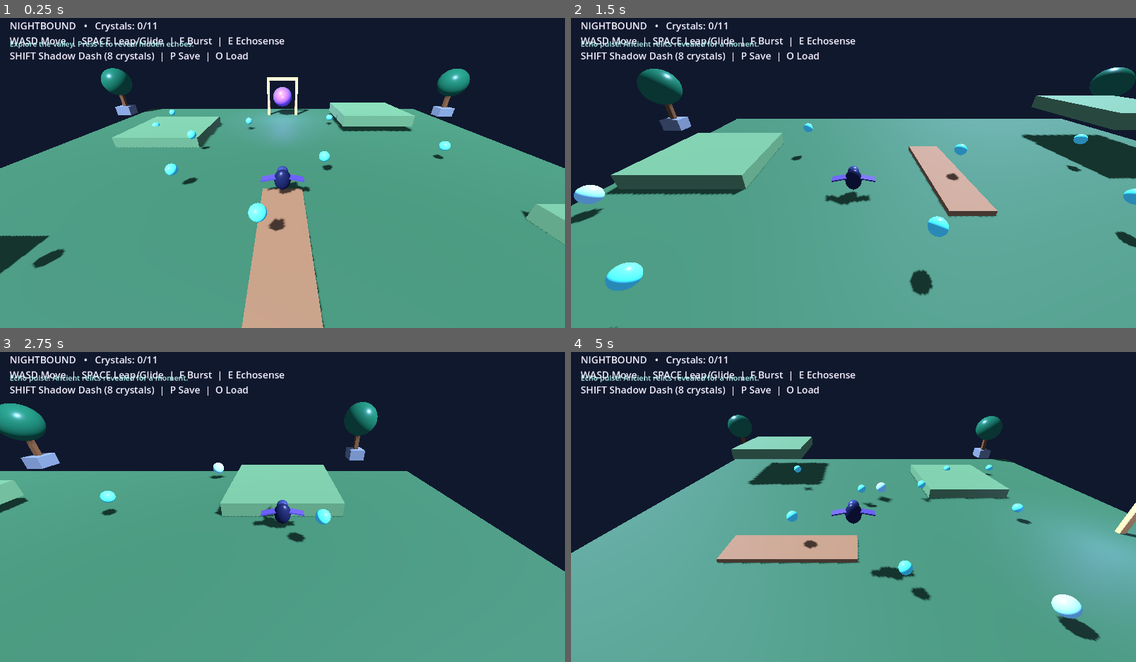
Above: before the commit, frames 1-4 (two rows, left to right).
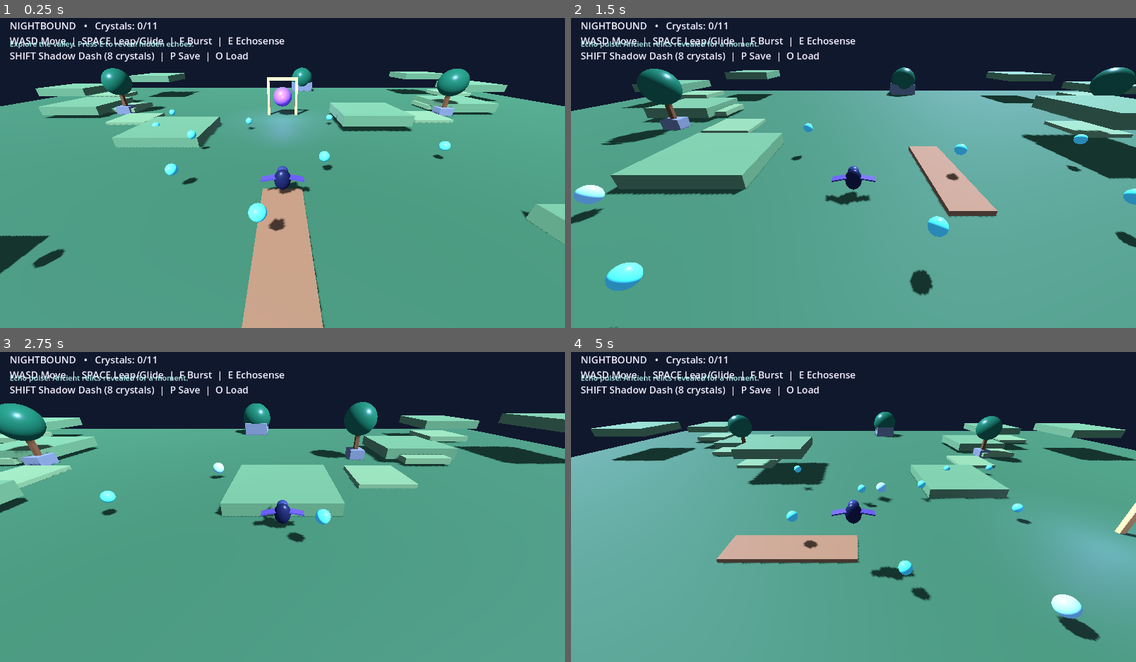
Above: after the commit, the same moments.

Repository: Dynamon91/nightbound
Game: Godot game, scene res://scenes/main.tscn
Same seed, same stepped clock (60 frames per second), same inputs: the game is played once before the commit and once after it.
Inputs:
- Up to frame 1 (0.25 s): no input
- Up to frame 2 (1.5 s): tap E (echosense) at 0.5, 1.35 s; hold D (move_right) 0.53-1.28 s; hold F (burst) 0.53-1.28 s; tap Space (jump) at 0.77 s; hold S (move_back) from 1.28 s (still down)
- Up to frame 3 (2.75 s): tap Space (jump) at 1.52 s; release S (move_back) at 2.03 s; hold D (move_right) from 2.03 s (still down); hold Shift (shadow_dash) from 2.03 s (still down)
- Up to frame 4 (5 s): release D (move_right) at 2.78 s; release Shift (shadow_dash) at 2.78 s; hold W (move_forward) 2.78-3.53 s; tap F (burst) at 2.85 s; tap Space (jump) at 3.02, 3.77, 4.52 s; hold A (move_left) from 3.53 s (still down); tap E (echosense) at 3.6 s; tap Shift (shadow_dash) at 4.35 s

The runs differ from the first frame. In frame 1, 11% of the frame differs, in the area x 0-100%, y 15-49%; in frame 2, 12%; in frame 3, 19%, in the area x 0-100%, y 16-71%; in frame 4, 15%.

Commit message:
feat: expand valley into a broad exploration space

Diff:
--- a/scripts/main.gd
+++ b/scripts/main.gd
@@ -91,11 +91,21 @@
 	fill_light.light_energy = 2.0
 	fill_light.omni_range = 12.0
 	add_child(fill_light)
-	add_solid_box(Vector3(0, -0.5, 0), Vector3(44, 1, 44), Color("#416b43"))
-	for p in [Vector3(-12, 0.4, -9), Vector3(11, 1.2, -14), Vector3(17, 0.4, 9), Vector3(-17, 3.2, 13)]:
+	# Broad valley floor: the prototype is deliberately scaled for roaming, not a tiny arena.
+	add_solid_box(Vector3(0, -0.5, 0), Vector3(100, 1, 100), Color("#416b43"))
+	# Raised exploration shelves around the valley, with multiple routes and glide-friendly gaps.
+	for p in [Vector3(-12, 0.4, -9), Vector3(11, 1.2, -14), Vector3(17, 0.4, 9), Vector3(-17, 3.2, 13), Vector3(-30, 1.0, -20), Vector3(-38, 2.4, -28), Vector3(-27, 3.8, -36), Vector3(28, 1.0, -22), Vector3(38, 2.5, -32), Vector3(31, 4.0, -40), Vector3(-31, 1.0, 24), Vector3(-39, 2.6, 34), Vector3(-27, 4.0, 40), Vector3(29, 1.0, 25), Vector3(39, 2.8, 35), Vector3(27, 4.2, 42)]:
 		add_solid_box(p, Vector3(8, 1.2, 8), Color("#668b58"))
+	# Four natural stepping-stone routes lead out to the raised shelves.
+	for p in [Vector3(-20, 0.1, -15), Vector3(-25, 0.5, -21), Vector3(-31, 1.5, -27), Vector3(20, 0.1, -16), Vector3(26, 0.5, -23), Vector3(32, 1.6, -29), Vector3(-20, 0.1, 17), Vector3(-26, 0.5, 24), Vector3(-32, 1.7, 30), Vector3(20, 0.1, 18), Vector3(26, 0.6, 25), Vector3(32, 1.8, 31)]:
+		add_solid_box(p, Vector3(5, 0.6, 5), Color("#78965f"))
+	# A shallow moonlit pool and a wooden crossing mark the central landmark.
 	add_solid_box(Vector3(0, -0.1, 15), Vector3(14, 0.15, 8), Color("#3e9bc2"))
 	add_solid_box(Vector3(0, 0.1, 7), Vector3(2.5, 0.4, 9), Color("#9b7047"))
+	# Distinct distant rock formations help orient the player while exploring.
+	for p in [Vector3(-44, 0.8, -5), Vector3(45, 0.8, 4), Vector3(-5, 0.8, 45), Vector3(5, 0.8, -45)]:
+		add_box(self, p, Vector3(5, 2.5, 4), Color("#777d7b"))
+		add_sphere(self, p + Vector3(0, 2.0, 0), 2.6, Color("#286b48"))
 	for p in [Vector3(-24, 0.5, -19), Vector3(24, 0.5, -18), Vector3(27, 0.5, 18), Vector3(-26, 0.5, 22)]:
 		add_box(self, p, Vector3(2, 1.2, 1.7), Color("#777d7b"))
 		add_box(self, p + Vector3(0, 2, 0), Vector3(0.45, 3, 0.45), Color("#76502e"))
